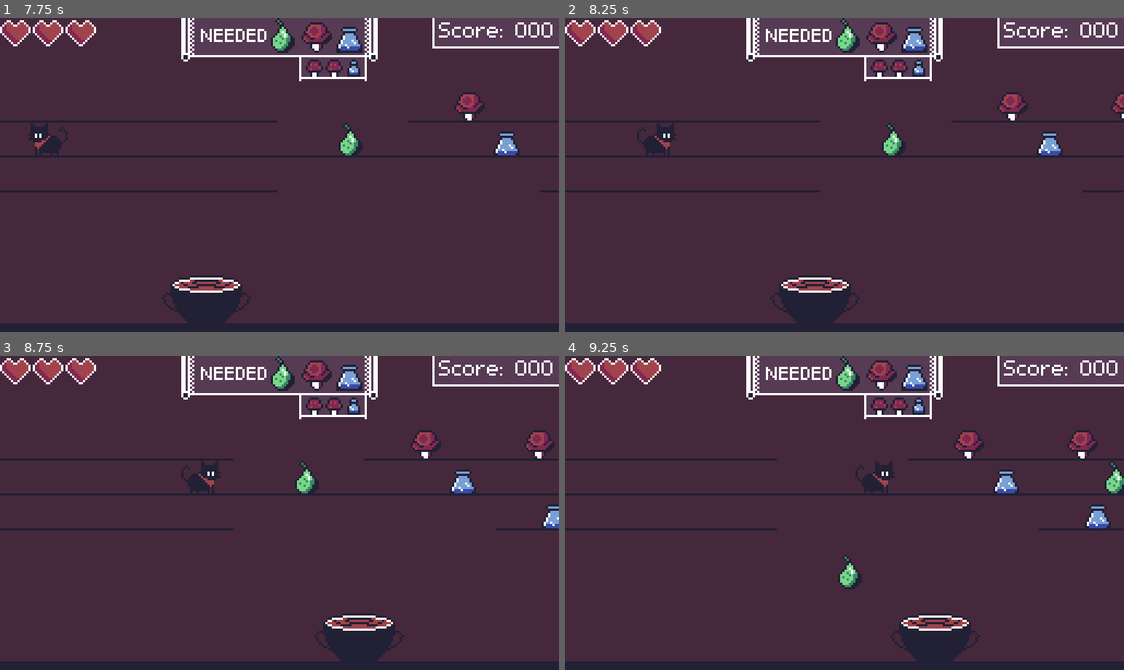
Above: before the commit, frames 1-4 (two rows, left to right).
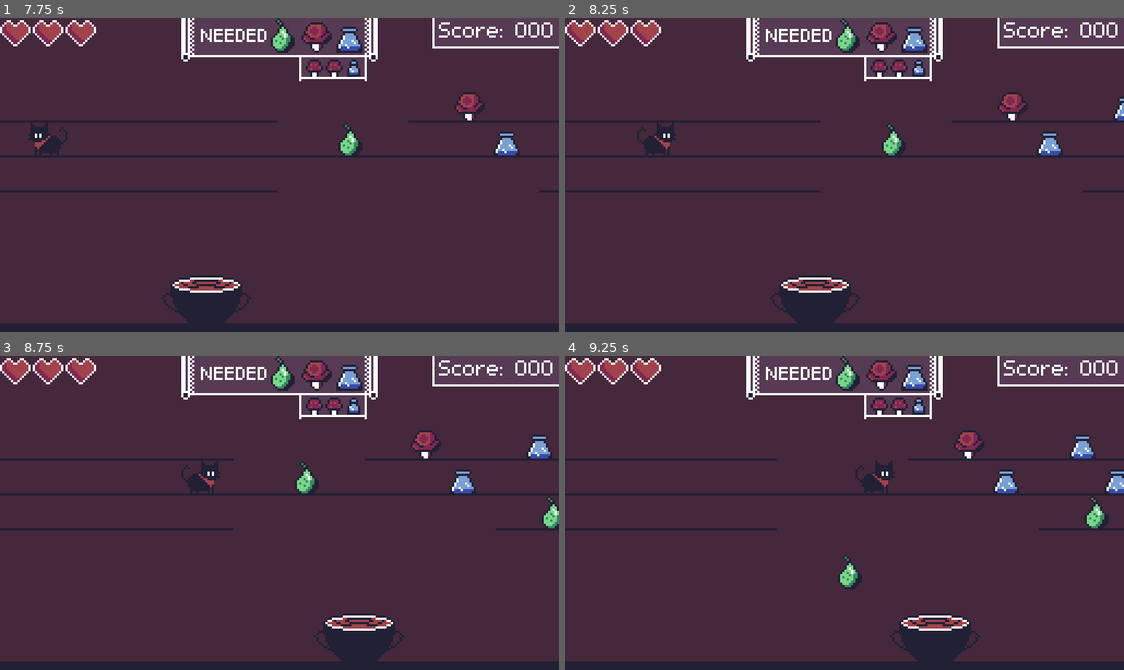
Above: after the commit, the same moments.

Repository: Bazooh/BlackCatJam
Game: Godot game, scene res://ui/menu.tscn
Same seed, same stepped clock (60 frames per second), same inputs: the game is played once before the commit and once after it.
Inputs:
- Up to frame 1 (7.75 s): click "Start" at 0.5 s; hold Right (right) 1.28-2.03 s; hold S (down) 2.03-2.78 s; hold Right (right) 2.78-3.53 s; hold W (up) 3.53-4.28 s; hold A (left) 4.28-5.78 s; hold S (down) 5.78-6.53 s; hold Right (right) 6.53-7.28 s; hold W (up) from 7.28 s (still down)
- Up to frame 2 (8.25 s): release W (up) at 8.03 s; hold Right (right) from 8.03 s (still down)
- Up to frame 3 (8.75 s): keep holding Right (right)
- Up to frame 4 (9.25 s): release Right (right) at 8.78 s; hold S (down) from 8.78 s (still down)

Frame 1 is identical in both runs. In frame 2, 0.2% of the frame differs, in the area x 97-100%, y 23-33%; in frame 3, 0.6%; in frame 4, 0.9%, in the area x 89-100%, y 23-55%.

Commit message:
bomb

Diff:
--- /dev/null
+++ b/entities/bomb.gd
@@ -0,0 +1,26 @@
+class_name Bomb extends Area2D
+
+
+signal _physics_process_signal
+
+
+func _physics_process(_delta: float) -> void:
+	_physics_process_signal.emit()
+
+
+func explode(targets: Array[BombEffect.Target]) -> void:
+	await _physics_process_signal
+	await _physics_process_signal
+	# It took me so long to debug wtf the solution ^^
+
+	for entity: Area2D in get_overlapping_areas():
+		for target: BombEffect.Target in targets:
+			match target:
+				BombEffect.Target.Cat:
+					if entity is Cat:
+						Game.witch.lose_life()
+				BombEffect.Target.Witch:
+					if entity is Witch:
+						Game.witch.lose_life()
+
+	queue_free()
--- /dev/null
+++ b/entities/bomb.tscn
@@ -0,0 +1,18 @@
+[gd_scene load_steps=4 format=3 uid="uid://bpb4yfso6j18e"]
+
+[ext_resource type="Script" path="res://entities/bomb.gd" id="1_fl0yf"]
+[ext_resource type="Texture2D" uid="uid://u3baaex6yseh" path="res://icon.svg" id="2_ytqd5"]
+
+[sub_resource type="CircleShape2D" id="CircleShape2D_pr2vy"]
+radius = 40.0125
+
+[node name="Bomb" type="Area2D"]
+script = ExtResource("1_fl0yf")
+
+[node name="CollisionShape2D" type="CollisionShape2D" parent="."]
+shape = SubResource("CircleShape2D_pr2vy")
+
+[node name="Sprite2D" type="Sprite2D" parent="."]
+position = Vector2(-0.5, 2)
+scale = Vector2(0.460938, 0.421875)
+texture = ExtResource("2_ytqd5")
--- /dev/null
+++ b/entities/items/effects/bomb.gd
@@ -0,0 +1,17 @@
+class_name BombEffect extends Effect
+
+
+enum Target { Cat, Witch }
+
+
+const bomb_scene = preload("res://entities/bomb.tscn")
+
+@export var target := Target.Witch
+
+
+func _activate(_entity) -> void:
+	var bomb: Bomb = bomb_scene.instantiate()
+	get_tree().root.add_child(bomb)
+	bomb.global_position = item.global_position
+
+	bomb.explode([target])
--- a/entities/items/cat_effects/drop.gd
+++ b/entities/items/effects/drop.gd
@@ -3,9 +3,14 @@
 
 @export var drop_speed: float = 300.0
 
-const floor_y : int = 143
+# const floor_y: int = 143
 
 var is_dropping := false
+
+
+func _ready() -> void:
+	super._ready()
+	item.touch_ground.connect(item.destroy)
 
 
 func _activate(_cat) -> void:
@@ -15,6 +20,3 @@
 func _process(delta) -> void:
 	if is_dropping:
 		item.position.y += drop_speed * delta
-		if item.position.y >= floor_y:
-			item.destroy()
-			is_dropping = false
--- a/entities/items/witch_effects/ingredient_effect.gd
+++ b/entities/items/effects/ingredient_effect.gd
@@ -3,4 +3,4 @@
 
 func _activate(witch) -> void:
 	witch.collect_ingredient((item as Ingredient).type)
-	item.queue_free()
+	item.destroy()
--- a/entities/items/ingredient.tscn
+++ b/entities/items/ingredient.tscn
@@ -2,7 +2,7 @@
 
 [ext_resource type="PackedScene" uid="uid://dmjvmc6ltdaiu" path="res://entities/items/item.tscn" id="1_ddl0e"]
 [ext_resource type="Script" path="res://entities/items/ingredient.gd" id="2_k4oml"]
-[ext_resource type="Script" path="res://entities/items/witch_effects/ingredient_effect.gd" id="2_lj002"]
+[ext_resource type="Script" path="res://entities/items/effects/ingredient_effect.gd" id="2_lj002"]
 
 [node name="Ingredient" instance=ExtResource("1_ddl0e")]
 script = ExtResource("2_k4oml")
--- /dev/null
+++ b/entities/items/ingredients/bottle.tscn
@@ -0,0 +1,17 @@
+[gd_scene load_steps=4 format=3 uid="uid://dia2iuqo4bthw"]
+
+[ext_resource type="PackedScene" uid="uid://dxim7lnrsikvr" path="res://entities/items/ingredient.tscn" id="1_kf5bj"]
+[ext_resource type="Texture2D" uid="uid://dhd4e4hp1ss21" path="res://art/Ingredients.png" id="2_306ef"]
+
+[sub_resource type="AtlasTexture" id="AtlasTexture_p4w1m"]
+atlas = ExtResource("2_306ef")
+region = Rect2(0, 16, 16, 16)
+
+[node name="Bottle" instance=ExtResource("1_kf5bj")]
+type = 1
+
+[node name="Sprite" parent="." index="0"]
+texture = SubResource("AtlasTexture_p4w1m")
+
+[node name="IngredientEffect" parent="Effects" index="1"]
+once = true
--- /dev/null
+++ b/entities/items/ingredients/mushroom.tscn
@@ -0,0 +1,17 @@
+[gd_scene load_steps=4 format=3 uid="uid://qip1sys6vkfu"]
+
+[ext_resource type="PackedScene" uid="uid://dxim7lnrsikvr" path="res://entities/items/ingredient.tscn" id="1_imses"]
+[ext_resource type="Texture2D" uid="uid://dhd4e4hp1ss21" path="res://art/Ingredients.png" id="2_gkapk"]
+
+[sub_resource type="AtlasTexture" id="AtlasTexture_13cu5"]
+atlas = ExtResource("2_gkapk")
+region = Rect2(0, 32, 16, 16)
+
+[node name="Mushroom" instance=ExtResource("1_imses")]
+type = 2
+
+[node name="Sprite" parent="." index="0"]
+texture = SubResource("AtlasTexture_13cu5")
+
+[node name="IngredientEffect" parent="Effects" index="1"]
+once = true
--- /dev/null
+++ b/entities/items/ingredients/pear.tscn
@@ -0,0 +1,16 @@
+[gd_scene load_steps=4 format=3 uid="uid://d35b68j76br4u"]
+
+[ext_resource type="PackedScene" uid="uid://dxim7lnrsikvr" path="res://entities/items/ingredient.tscn" id="1_qjpsr"]
+[ext_resource type="Texture2D" uid="uid://dhd4e4hp1ss21" path="res://art/Ingredients.png" id="2_vxdr4"]
+
+[sub_resource type="AtlasTexture" id="AtlasTexture_i0cjt"]
+atlas = ExtResource("2_vxdr4")
+region = Rect2(0, 0, 16, 16)
+
+[node name="Pear" instance=ExtResource("1_qjpsr")]
+
+[node name="Sprite" parent="." index="0"]
+texture = SubResource("AtlasTexture_i0cjt")
+
+[node name="IngredientEffect" parent="Effects" index="1"]
+once = true
--- a/entities/items/item.gd
+++ b/entities/items/item.gd
@@ -12,7 +12,7 @@
 
 func _process(_delta) -> void:
 	if is_out_of_bounds():
-		destroy()
+		touch_ground.emit()
 
 
 func _on_area_entered(area: Area2D) -> void:
@@ -21,7 +21,6 @@
 
 	elif area is Witch:
 		touch_witch.emit(area as Witch)
-		destroy()
 
 
 func destroy():
--- a/entities/items/item.tscn
+++ b/entities/items/item.tscn
@@ -2,7 +2,7 @@
 
 [ext_resource type="Script" path="res://entities/items/item.gd" id="1_ul5h1"]
 [ext_resource type="Texture2D" uid="uid://dhd4e4hp1ss21" path="res://art/Ingredients.png" id="2_yea6j"]
-[ext_resource type="Script" path="res://entities/items/cat_effects/drop.gd" id="3_kghsp"]
+[ext_resource type="Script" path="res://entities/items/effects/drop.gd" id="3_kghsp"]
 
 [sub_resource type="AtlasTexture" id="AtlasTexture_4s7eb"]
 atlas = ExtResource("2_yea6j")
--- /dev/null
+++ b/entities/items/utility/bomb.tscn
@@ -0,0 +1,15 @@
+[gd_scene load_steps=4 format=3 uid="uid://dyt4b0nca25os"]
+
+[ext_resource type="PackedScene" uid="uid://dmjvmc6ltdaiu" path="res://entities/items/item.tscn" id="1_wewcm"]
+[ext_resource type="Texture2D" uid="uid://u3baaex6yseh" path="res://icon.svg" id="2_2cync"]
+[ext_resource type="Script" path="res://entities/items/effects/bomb.gd" id="2_ub6yp"]
+
+[node name="Bomb" instance=ExtResource("1_wewcm")]
+
+[node name="Sprite" parent="." index="0"]
+scale = Vector2(0.2, 0.2)
+texture = ExtResource("2_2cync")
+
+[node name="Bomb" type="Node" parent="Effects" index="1"]
+script = ExtResource("2_ub6yp")
+trigger = 2
--- a/entities/witch.gd
+++ b/entities/witch.gd
@@ -10,13 +10,14 @@
 @export var max_lives: int = 3
 var ingredients_scene := {}
 var ingredient_types: Array[Ingredient.Type]
+var all_items_scene := []
 var recipe: Array[Ingredient.Type] = []
 var next_recipe: Array[Ingredient.Type] = []
 
 var lives: int = 3
 var collected: Array[bool] = []
 
-var score: int= 0
+var score: int = 0
 
 const size: float = 30.0
 const edge_x: float = 256.0
@@ -25,16 +26,22 @@
 const max_x: float = edge_x - size / 2
 
 
-func init_ingredients():
-	for file in DirAccess.get_files_at("res://ingredients"):
-		var ingredient: PackedScene = load("res://ingredients/" + file)
+func init_items():
+	for file in DirAccess.get_files_at("res://entities/items/ingredients"):
+		var ingredient: PackedScene = load("res://entities/items/ingredients/" + file)
 		var type: Ingredient.Type = ingredient.instantiate().type
 		ingredient_types.append(type)
 		ingredients_scene[type] = ingredient
+		all_items_scene.append(ingredient)
+
+	for file in DirAccess.get_files_at("res://entities/items/utility"):
+		var item: PackedScene = load("res://entities/items/utility/" + file)
+		all_items_scene.append(item)
 
 
 func _ready():
-	init_ingredients()
+	Game.witch = self
+	init_items()
 	next_recipe = create_recipe()
 	update_recipe()
 	on_lives_update.emit(lives)
--- /dev/null
+++ b/game.gd
@@ -0,0 +1,4 @@
+extends Node
+
+
+var witch: Witch
--- a/ingredients/bottle.tscn
+++ /dev/null
@@ -1,14 +0,0 @@
-[gd_scene load_steps=4 format=3 uid="uid://dia2iuqo4bthw"]
-
-[ext_resource type="PackedScene" uid="uid://dxim7lnrsikvr" path="res://entities/items/ingredient.tscn" id="1_o7786"]
-[ext_resource type="Texture2D" uid="uid://dhd4e4hp1ss21" path="res://art/Ingredients.png" id="2_eqoxa"]
-
-[sub_resource type="AtlasTexture" id="AtlasTexture_p4w1m"]
-atlas = ExtResource("2_eqoxa")
-region = Rect2(0, 16, 16, 16)
-
-[node name="Bottle" instance=ExtResource("1_o7786")]
-type = 1
-
-[node name="Sprite" parent="." index="0"]
-texture = SubResource("AtlasTexture_p4w1m")
--- a/ingredients/mushroom.tscn
+++ /dev/null
@@ -1,14 +0,0 @@
-[gd_scene load_steps=4 format=3 uid="uid://qip1sys6vkfu"]
-
-[ext_resource type="PackedScene" uid="uid://dxim7lnrsikvr" path="res://entities/items/ingredient.tscn" id="1_01lf5"]
-[ext_resource type="Texture2D" uid="uid://dhd4e4hp1ss21" path="res://art/Ingredients.png" id="2_bsoye"]
-
-[sub_resource type="AtlasTexture" id="AtlasTexture_13cu5"]
-atlas = ExtResource("2_bsoye")
-region = Rect2(0, 32, 16, 16)
-
-[node name="Mushroom" instance=ExtResource("1_01lf5")]
-type = 2
-
-[node name="Sprite" parent="." index="0"]
-texture = SubResource("AtlasTexture_13cu5")
--- a/ingredients/pear.tscn
+++ /dev/null
@@ -1,13 +0,0 @@
-[gd_scene load_steps=4 format=3 uid="uid://d35b68j76br4u"]
-
-[ext_resource type="PackedScene" uid="uid://dxim7lnrsikvr" path="res://entities/items/ingredient.tscn" id="1_6fi74"]
-[ext_resource type="Texture2D" uid="uid://dhd4e4hp1ss21" path="res://art/Ingredients.png" id="2_dk8uo"]
-
-[sub_resource type="AtlasTexture" id="AtlasTexture_i0cjt"]
-atlas = ExtResource("2_dk8uo")
-region = Rect2(0, 0, 16, 16)
-
-[node name="Pear" instance=ExtResource("1_6fi74")]
-
-[node name="Sprite" parent="." index="0"]
-texture = SubResource("AtlasTexture_i0cjt")
--- a/level/level.tscn
+++ b/level/level.tscn
@@ -11,7 +11,7 @@
 [ext_resource type="PackedScene" path="res://ui/score.tscn" id="9_pk0c4"]
 [ext_resource type="Script" path="res://ui/score.gd" id="10_ijkxw"]
 
-[node name="Game" type="Node2D"]
+[node name="Level" type="Node2D"]
 
 [node name="BG" type="Sprite2D" parent="."]
 z_index = -5
--- a/level/level_generator.gd
+++ b/level/level_generator.gd
@@ -6,17 +6,17 @@
 
 @export_group("Intro Settings")
 @export var intro_platform_density: float = 1
-@export var intro_ingredient_density: float = 0
+@export var intro_item_density: float = 0
 @export var intro_length: int = 1
 
 @export_group("Main Settings")
 @export var platform_density: float = 0.4
-@export var ingredient_density: float = 1.0
+@export var item_density: float = 1.0
 @export var chunk_length: int = 5
 @export var n_chunks: int = 2
 @export var height: int = 3
 @export var speed: float = 20.0
-@export var ingredient_offset: float = 20
+@export var item_offset: float = 20
 
 @export var grid_y_offset: int = 32
 
@@ -25,7 +25,7 @@
 @onready var grid: Array = init_grid()
 @onready var platform_size: float = platform_node.instantiate().get_node("CollisionShape2D").shape.get_rect().size.x
 
-var ingredient_nodes: Array = []
+var item_nodes: Array = []
 var platforms: Array = []
 
 var chunk_number := 0
@@ -97,18 +97,18 @@
 	return chunk_grid
 
 
-func get_random_ingredient() -> Ingredient:
+func get_random_item() -> Item:
 	for recipe_ingredient: Ingredient.Type in witch.recipe:
 		var is_in_screen: bool = false
-		for ingredient in ingredient_nodes:
-			if is_instance_valid(ingredient) and ingredient is Ingredient and ingredient.type == recipe_ingredient:
+		for item in item_nodes:
+			if is_instance_valid(item) and item is Ingredient and item.type == recipe_ingredient:
 				is_in_screen = true
 				break
 
 		if not is_in_screen:
 			return witch.ingredients_scene[recipe_ingredient].instantiate()
 
-	return witch.ingredients_scene.values().pick_random().instantiate()
+	return witch.all_items_scene.pick_random().instantiate()
 
 
 func generate_chunk(idx: int) -> void:
@@ -119,12 +119,12 @@
 		for y in range(height):
 			grid[idx*chunk_length + x][y] = chunk_grid[x][y]
 
-			if chunk_grid[x][y] and randf() < get_ingredient_density():
-				var ingredient: Ingredient = get_random_ingredient()
-				ingredient.position = Vector2((idx*chunk_length + x) * platform_size, y * 16 + grid_y_offset)
-				ingredient.position.x += randf_range(-1, 1) * ingredient_offset
-				ingredient_nodes.append(ingredient)
-				add_child(ingredient)
+			if chunk_grid[x][y] and randf() < get_item_density():
+				var item: Item = get_random_item()
+				item.position = Vector2((idx*chunk_length + x) * platform_size, y * 16 + grid_y_offset)
+				item.position.x += randf_range(-1, 1) * item_offset
+				item_nodes.append(item)
+				add_child(item)
 
 	chunk_number += 1
 
@@ -165,14 +165,14 @@
 	if position.x < -chunk_length * platform_size:
 		move_grid()
 
-		for ingredient_node in ingredient_nodes.duplicate():
-			if is_instance_valid(ingredient_node):
-				ingredient_node.position.x -= chunk_length * platform_size
-				if ingredient_node.position.x < -platform_size:
-					ingredient_node.queue_free()
+		for item_node in item_nodes.duplicate():
+			if is_instance_valid(item_node):
+				item_node.position.x -= chunk_length * platform_size
+				if item_node.position.x < -platform_size:
+					item_node.queue_free()
 
-			if not is_instance_valid(ingredient_node):
-				ingredient_nodes.erase(ingredient_nodes.find(ingredient_node))
+			if not is_instance_valid(item_node):
+				item_nodes.erase(item_nodes.find(item_node))
 
 		generate_chunk(n_chunks - 1)
 		grid_to_node()
@@ -183,7 +183,7 @@
 		return intro_platform_density
 	return platform_density
 
-func get_ingredient_density() -> float:
+func get_item_density() -> float:
 	if chunk_number < intro_length:
-		return intro_ingredient_density
-	return ingredient_density
+		return intro_item_density
+	return item_density
--- a/project.godot
+++ b/project.godot
@@ -14,6 +14,10 @@
 run/main_scene="res://ui/menu.tscn"
 config/features=PackedStringArray("4.2", "GL Compatibility")
 config/icon="res://icon.svg"
+
+[autoload]
+
+Game="*res://game.gd"
 
 [display]
 
Not shown: 1 places in entities/witch.tscn that only renumber resources
Not shown: 1 places in level/level.tscn that only renumber resources
